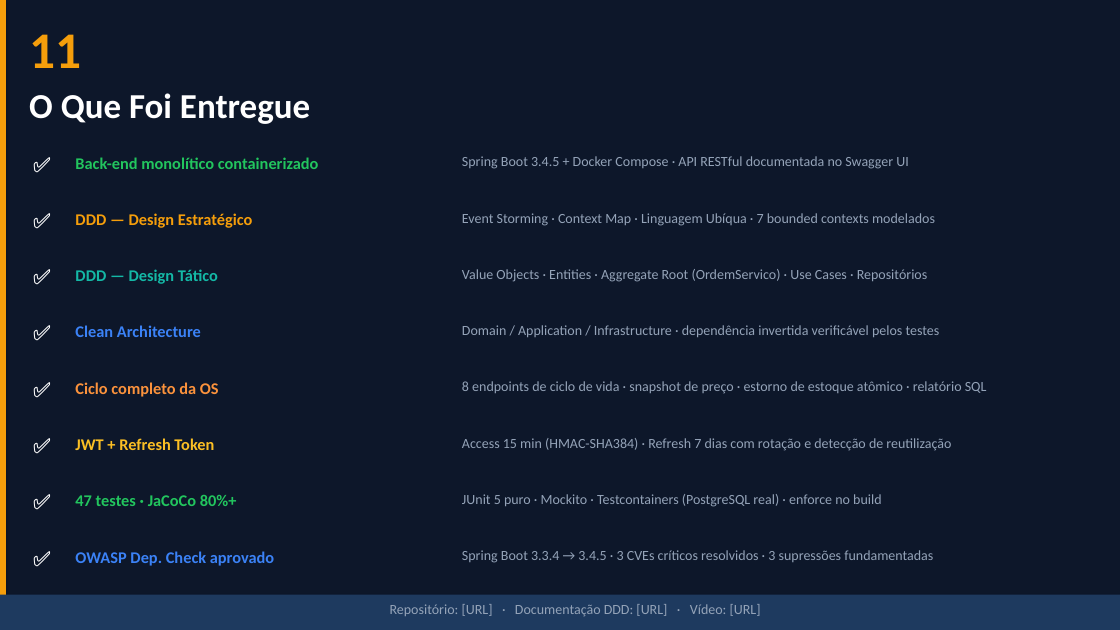
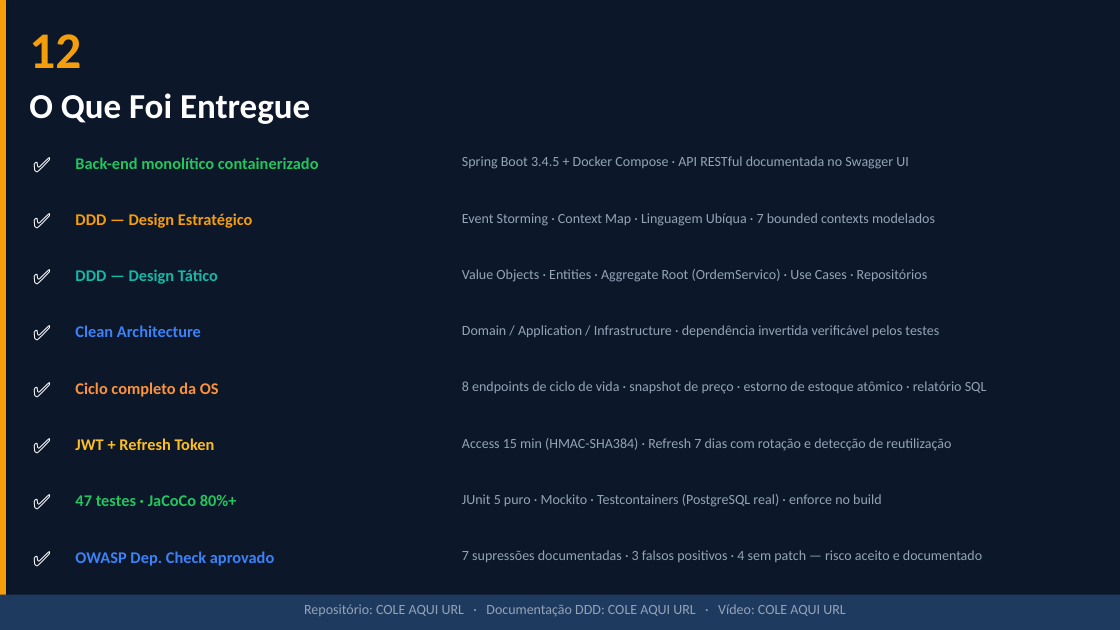
Before and after one commit to Guilherme-Fumagali/tech-challenge-1, a slide deck: slide 13 of docs/apresentacao.pptx (slide 12 before the commit). Drawn at 1120x630 pixels with LibreOffice and Linux fonts; fonts in the diff are those of the drawing. Boxes give left, top, right and bottom in pixels: in the first picture for what was removed or moved away, otherwise in the second. Text is boxed around its words. In the diff, an @@ line names an element or a change of style, - is before the commit and + after.

```diff
--- a/docs/apresentacao.pptx
+++ b/docs/apresentacao.pptx
@@ text at [29,34,81,68]: text changed @@
-11
+12
@@ text at [462,550,982,562]: text changed @@
-Spring Boot 3.3.4 → 3.4.5 · 3 CVEs críticos resolvidos · 3 supressões fundamentadas
+7 supressões documentadas · 3 falsos positivos · 4 sem patch — risco aceito e documentado
@@ text at [304,604,845,616]: text changed @@
-Repositório: [URL] · Documentação DDD: [URL] · Vídeo: [URL]
+Repositório: COLE AQUI URL · Documentação DDD: COLE AQUI URL · Vídeo: COLE AQUI URL
```
Also in this commit, not shown: 9 other slides changed, 2 slides added, 1 slide removed, 4 other files.
